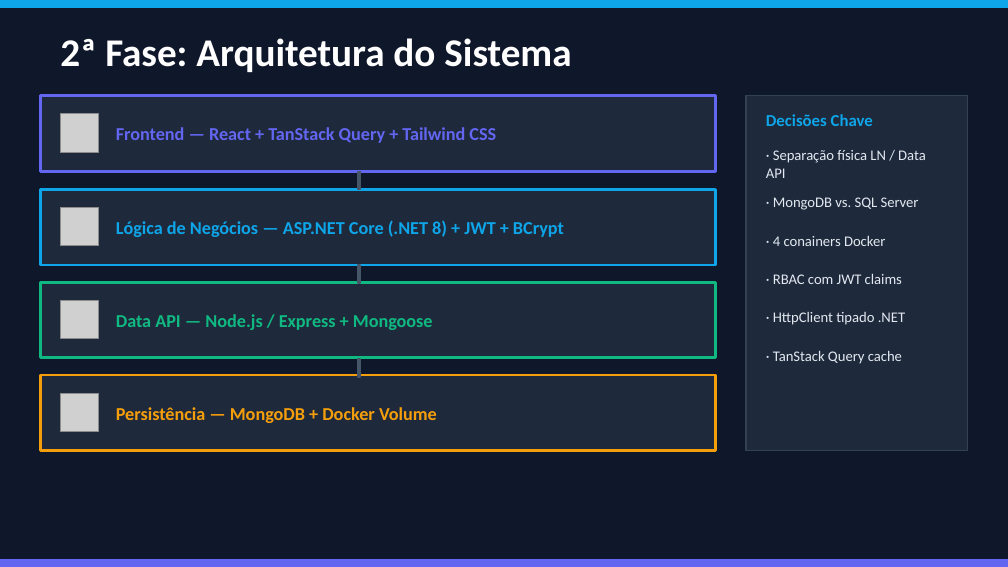
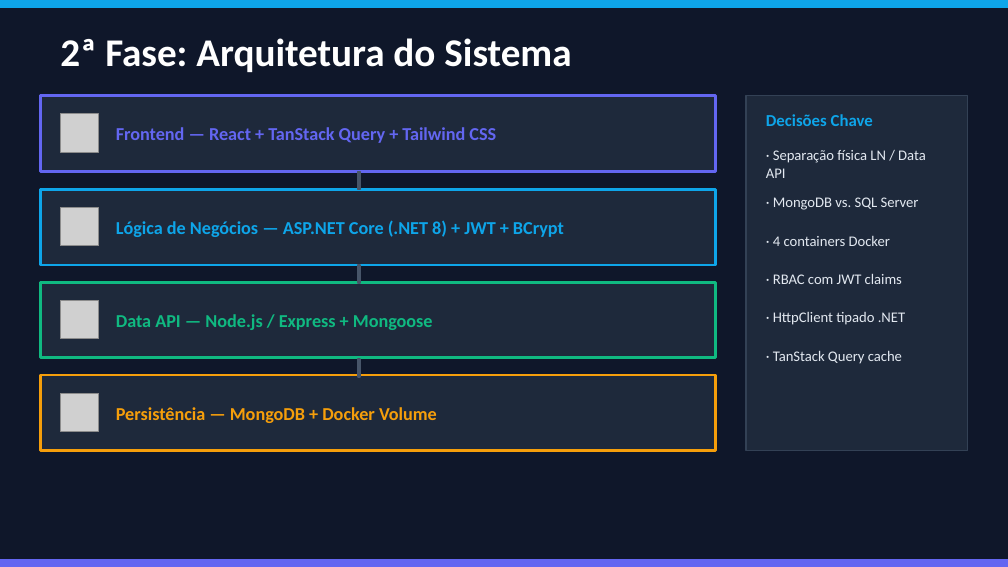
Before and after one commit to Diogoesteves11/LI4, a slide deck: slide 6 of FixNPresent_v2 .pptx. Drawn at 1008x567 pixels with LibreOffice and Linux fonts; fonts in the diff are those of the drawing; grey boxes stand for pictures. Boxes give left, top, right and bottom in pixels: in the first picture for what was removed or moved away, otherwise in the second. Text is boxed around its words. In the diff, an @@ line names an element or a change of style, - is before the commit and + after.

```diff
--- a/FixNPresent_v2 .pptx
+++ b/FixNPresent_v2 .pptx
@@ text at box(773, 236, 890, 246): text changed @@
-· 4 conainers Docker
+· 4 containers Docker
```
